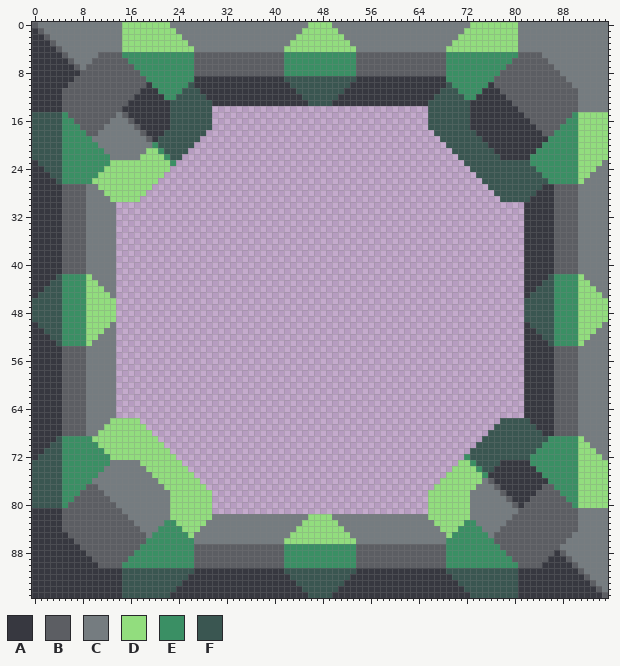
Sprite sheet: sprites/blocks/craft/a11heat-starter.png. Above: the version before the commit.
The file is 96x96 pixels.
Palette (. is transparent): A #373840  B #5c5e63  C #757c80  D #92dd7e  E #3a8f64  F #3a5651
Pixels before (only the part around the change), first column x 22:
23 DE................................................FFFFFFFFFFF
24 D..................................................FFFFFFFFFF
25 ....................................................FFFFFFFFF
26 .....................................................FFFFFFFF
27 ......................................................FFFFFFF
28 .......................................................FFFFFF
29 ........................................................FFFFF
30 ............................................................A
31 ............................................................A
32 ............................................................A
33 ............................................................A
34 ............................................................A
35 ............................................................A
36 ............................................................A
37 ............................................................A
38 ............................................................A
39 ............................................................A
40 ............................................................A
41 ............................................................A
42 ............................................................A
43 ............................................................A
44 ............................................................A
45 ............................................................A
46 ............................................................F
47 ............................................................F
48 ............................................................F
49 ............................................................F
50 ............................................................A
51 ............................................................A
52 ............................................................A
53 ............................................................A
54 ............................................................A
55 ............................................................A
56 ............................................................A
57 ............................................................A
58 ............................................................A
59 ............................................................A
60 ............................................................A
61 ............................................................A
62 ............................................................A
63 ............................................................A
64 ............................................................A
65 ............................................................A
66 ........................................................FFFFF
67 .......................................................FFFFFF
68 ......................................................FFFFFFF
69 .....................................................FFFFFFFF
70 ....................................................FFFFFFFFF
71 D..................................................FFFFFFFFFF
72 DD................................................EFFFFFFFFFF
73 DDD..............................................DDEFFFFAAAAA
74 DDDD............................................DDDDEFFAAAAAA
75 DDDDD..........................................DDDDDDEAAAAAAA
76 DDDDDD........................................DDDDDDDCBAAAAAA
77 DDDDDDD......................................DDDDDDDCCCBAAAAA
After the commit:
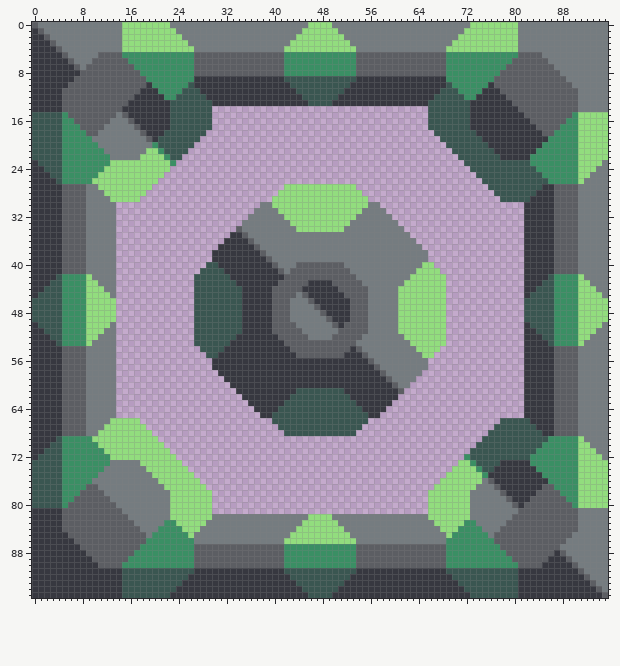
The exact change:
Changed rows in their new state; - is an unchanged pixel.
first column x 27:
27 ---------------DDDDDDDDDDDD---------------
28 --------------DDDDDDDDDDDDDD--------------
29 -------------DDDDDDDDDDDDDDDD-------------
30 -----------CCDDDDDDDDDDDDDDDDCC-----------
31 ----------CCCCDDDDDDDDDDDDDDCCCC----------
32 ---------CCCCCCDDDDDDDDDDDDCCCCCC---------
33 --------CCCCCCCCDDDDDDDDDDCCCCCCCC--------
34 -------BCCCCCCCCCDDDDDDDDCCCCCCCCCC-------
35 ------AABCCCCCCCCCCCCCCCCCCCCCCCCCCC------
36 -----AAAABCCCCCCCCCCCCCCCCCCCCCCCCCCC-----
37 ----AAAAAABCCCCCCCCCCCCCCCCCCCCCCCCCCC----
38 ---AAAAAAAABCCCCCCCCCCCCCCCCCCCCCCCCCCC---
39 ---AAAAAAAAABCCCCCCCCCCCCCCCCCCCCCCCCCC---
40 --FFAAAAAAAAABCCCBBBBBBBBCCCCCCCCCCCCCDD--
41 -FFFFAAAAAAAAABCBBBBBBBBBBCCCCCCCCCCCDDDD-
42 FFFFFFAAAAAAAAABBBBBBBBBBBBCCCCCCCCCDDDDDD
43 FFFFFFFAAAAAAABBBBBAAAABBBBBCCCCCCCDDDDDDD
44 FFFFFFFFAAAAABBBBBAAAAAABBBBBCCCCCDDDDDDDD
45 FFFFFFFFAAAAABBBBCBAAAAAABBBBCCCCCDDDDDDDD
46 FFFFFFFFAAAAABBBCCCBAAAAAABBBCCCCCDDDDDDDD
47 FFFFFFFFAAAAABBBCCCCBAAAAABBBCCCCCDDDDDDDD
48 FFFFFFFFAAAAABBBCCCCCBAAAABBBCCCCCDDDDDDDD
49 FFFFFFFFAAAAABBBCCCCCCBAAABBBCCCCCDDDDDDDD
50 FFFFFFFFAAAAABBBBCCCCCCBABBBBCCCCCDDDDDDDD
51 FFFFFFFFAAAAABBBBBCCCCCCBBBBBCCCCCDDDDDDDD
52 FFFFFFFAAAAAAABBBBBCCCCBBBBBCCCCCCCDDDDDDD
53 FFFFFFAAAAAAAAABBBBBBBBBBBBCCCCCCCCCDDDDDD
54 -FFFFAAAAAAAAAAABBBBBBBBBBABCCCCCCCCCDDDD-
55 --FFAAAAAAAAAAAAABBBBBBBBAAABCCCCCCCCCDD--
56 ---AAAAAAAAAAAAAAAAAAAAAAAAAABCCCCCCCCC---
57 ---AAAAAAAAAAAAAAAAAAAAAAAAAAABCCCCCCCC---
58 ----AAAAAAAAAAAAAAAAAAAAAAAAAAABCCCCCC----
59 -----AAAAAAAAAAAAAAAAAAAAAAAAAAABCCCC-----
60 ------AAAAAAAAAAAAAAAAAAAAAAAAAAABCC------
61 -------AAAAAAAAAAFFFFFFFFAAAAAAAAAB-------
62 --------AAAAAAAAFFFFFFFFFFAAAAAAAA--------
63 ---------AAAAAAFFFFFFFFFFFFAAAAAA---------
64 ----------AAAAFFFFFFFFFFFFFFAAAA----------
65 -----------AAFFFFFFFFFFFFFFFFAA-----------
66 -------------FFFFFFFFFFFFFFFF-------------
67 --------------FFFFFFFFFFFFFF--------------
68 ---------------FFFFFFFFFFFF---------------
Pixel boxes of the changes (left, top, right, bottom) in both pictures:
added: (194, 184, 446, 436)
